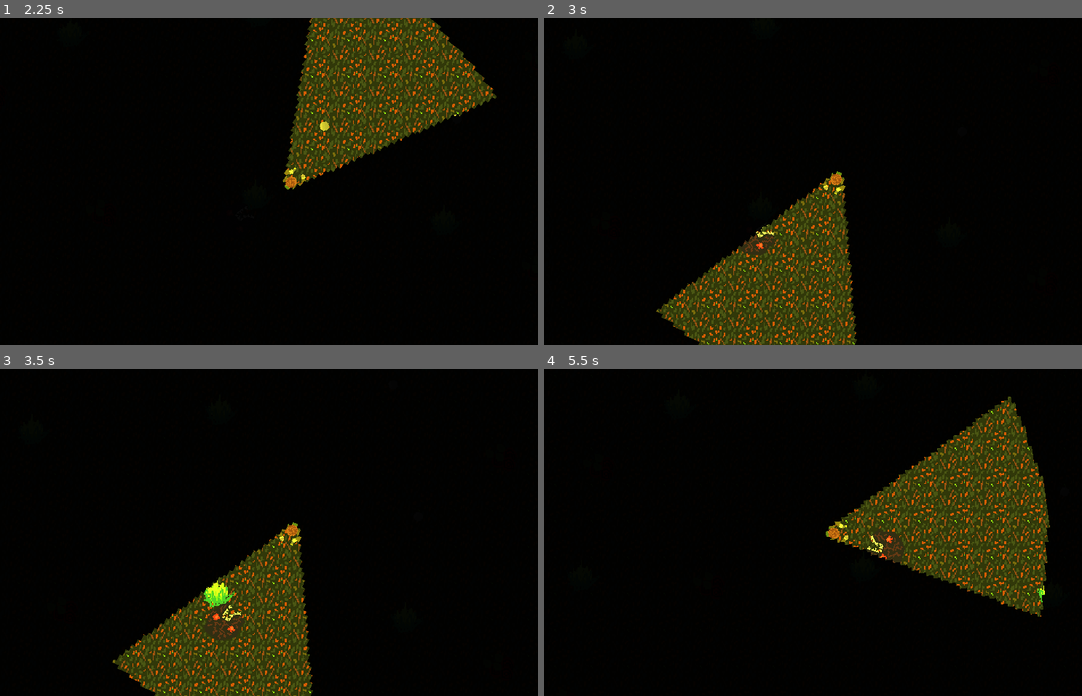
Above: before the commit, frames 1-4 (two rows, left to right).
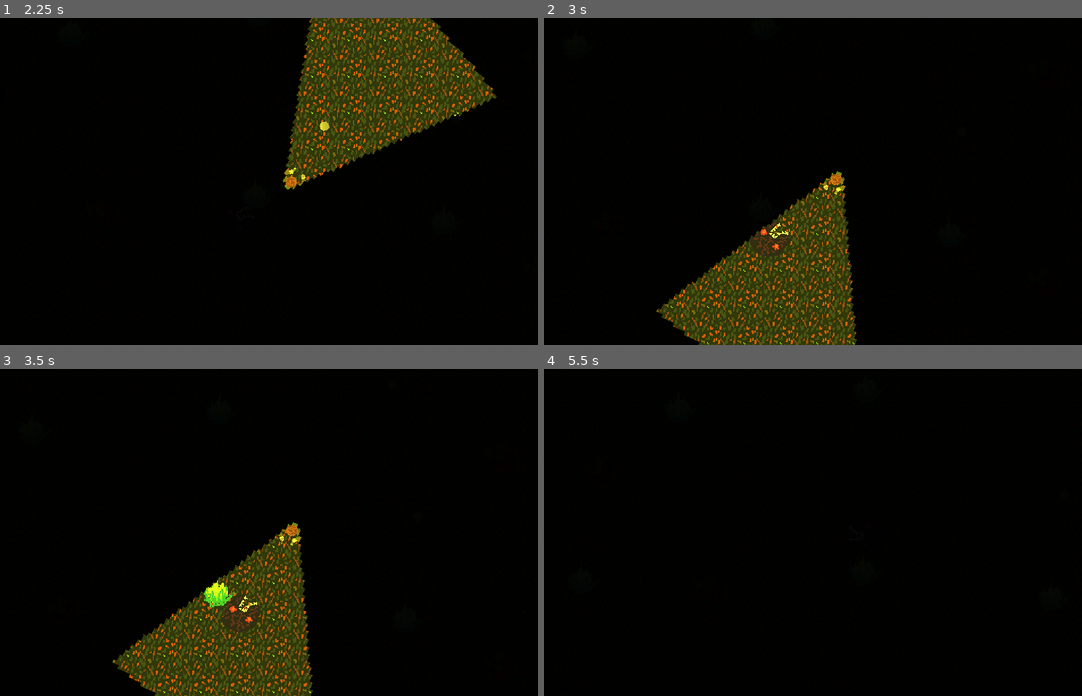
Above: after the commit, the same moments.

Repository: JMWProductions/mysterious-forest
Game: Godot game, scene res://scenes/World.tscn
The game is run twice, just before and just after one commit, with the same random seed, the same clock (stepped at 60 frames per second) and the same inputs.
Inputs (mouse positions are in pixels of both pictures, inside the frame that each line leads up to):
- Up to frame 1 (2.25 s): tap Enter at 0.5 s; move the mouse to (419, 165) at 0.52 s; hold D (move_right) 0.53-1.28 s; click (419, 165) at 0.6 s; move the mouse to (172, 197) at 1.27 s; hold S (move_down) 1.28-2.03 s; click (172, 197) at 1.35 s; move the mouse to (349, 109) at 2.02 s; hold D (move_right) from 2.03 s (still down); click (349, 109) at 2.1 s
- Up to frame 2 (3 s): move the mouse to (807, 246) at 2.77 s; release D (move_right) at 2.78 s; hold W (move_up) from 2.78 s (still down); click (807, 246) at 2.85 s
- Up to frame 3 (3.5 s): keep holding W (move_up)
- Up to frame 4 (5.5 s): move the mouse to (1012, 581) at 3.52 s; release W (move_up) at 3.53 s; hold A (move_left) 3.53-5.03 s; click (1012, 581) at 3.6 s; move the mouse to (662, 483) at 4.27 s; click (662, 483) at 4.35 s; move the mouse to (866, 532) at 5.02 s; hold S (move_down) from 5.03 s (still down); click (866, 532) at 5.1 s

Frame 1 is identical in both runs. In frame 2, 0.3% of the frame differs, in the area x 36-46%, y 61-74%; in frame 3, 0.5%; in frame 4, 15%, in the area x 52-95%, y 8-76%.
Error after the commit: Invalid get index 'position' (on base: 'previously freed instance'). (res://scripts/Camera2D.gd:10)

Commit message:
Fix boss & bush

Diff:
--- a/scripts/Boss.gd
+++ b/scripts/Boss.gd
@@ -16,16 +16,19 @@
   instance_id = get_instance_id()
 
 func _process(delta):
-	if player != null:
-		direction = (player.position - position).normalized()
-		rotation = direction.angle() + PI / 2
-	if knockbacked != true:
-		velocity = direction * SPEED
-		velocity = move_and_slide(velocity)
-	else:
-		velocity = direction * -750
-		move_and_slide(velocity)
-		countdown += 1
-		if countdown == 3:
-			knockbacked = false
-			countdown = 0
+  if player != null:
+    direction = (player.position - position).normalized()
+    rotation = direction.angle() + PI / 2
+  if knockbacked != true:
+    velocity = direction * SPEED
+    for i in get_slide_count():
+      if get_slide_collision(i).collider.name.begins_with("Bush"):
+        velocity = 2 * velocity.rotated(PI / 4)
+    velocity = move_and_slide(velocity)
+  else:
+    velocity = direction * -750
+    move_and_slide(velocity)
+    countdown += 1
+    if countdown == 3:
+      knockbacked = false
+      countdown = 0
--- a/scripts/Camera2D.gd
+++ b/scripts/Camera2D.gd
@@ -6,5 +6,5 @@
   player = get_tree().get_root().get_node("World").get_node("Player")
 
 func _process(delta):
-	if player != null:
-		position = player.position
+  if player != null:
+    position = player.position
--- a/scripts/Player.gd
+++ b/scripts/Player.gd
@@ -22,44 +22,44 @@
 
 # Called every frame. 'delta' is the elapsed time since the previous frame.
 func _process(delta):
-	manage_velocity(delta)
-	manage_actions()
-	velocity = move_and_slide(velocity)
-	if cooldown != 0:
-		cooldown -= 1
-	check_for_death()
+  manage_velocity(delta)
+  manage_actions()
+  velocity = move_and_slide(velocity)
+  if cooldown != 0:
+    cooldown -= 1
+  check_for_death()
 
 
 func check_for_death():
-	for i in get_slide_count():
-		if get_slide_collision(i).collider.name == "Boss":
-			self.queue_free()
+  for i in get_slide_count():
+    if get_slide_collision(i).collider.name == "Boss":
+      self.queue_free()
 
 
 # Called every frame. 'delta' is the elapsed time since the previous frame.
 
 func manage_velocity(delta):
-	velocity = Vector2.ZERO
-	mouse_position = get_global_mouse_position()
-	var vector = mouse_position - position
-	rotation = vector.angle()
+  velocity = Vector2.ZERO
+  mouse_position = get_global_mouse_position()
+  var vector = mouse_position - position
+  rotation = vector.angle()
 
-	if Input.is_action_pressed("move_up"):
-		velocity.y = -60
-	if Input.is_action_pressed("move_down"):
-		velocity.y = 60
-	if Input.is_action_pressed("move_right"):
-		velocity.x = 60
-	if Input.is_action_pressed("move_left"):
-		velocity.x = -60
+  if Input.is_action_pressed("move_up"):
+    velocity.y = -60
+  if Input.is_action_pressed("move_down"):
+    velocity.y = 60
+  if Input.is_action_pressed("move_right"):
+    velocity.x = 60
+  if Input.is_action_pressed("move_left"):
+    velocity.x = -60
 
 func manage_actions():
-	if Input.is_action_just_pressed("left_mouse_clicked") and rock_counter != 0 && cooldown == 0:
-		var rock_inst = rock.instance()
-		owner.add_child(rock_inst)
-		rock_inst.transform = $aim_point.global_transform
-		rock_inst.starting_position = $aim_point.global_position
-		rock_inst.apply_central_impulse((mouse_position - position).normalized() * 350)
-		rock_inst.starting_direction = (mouse_position - position).normalized()
-		rock_counter -= 1
-		cooldown = 50
+  if Input.is_action_just_pressed("left_mouse_clicked") and rock_counter != 0 && cooldown == 0:
+    var rock_inst = rock.instance()
+    owner.add_child(rock_inst)
+    rock_inst.transform = $aim_point.global_transform
+    rock_inst.starting_position = $aim_point.global_position
+    rock_inst.apply_central_impulse((mouse_position - position).normalized() * 350)
+    rock_inst.starting_direction = (mouse_position - position).normalized()
+    rock_counter -= 1
+    cooldown = 50
